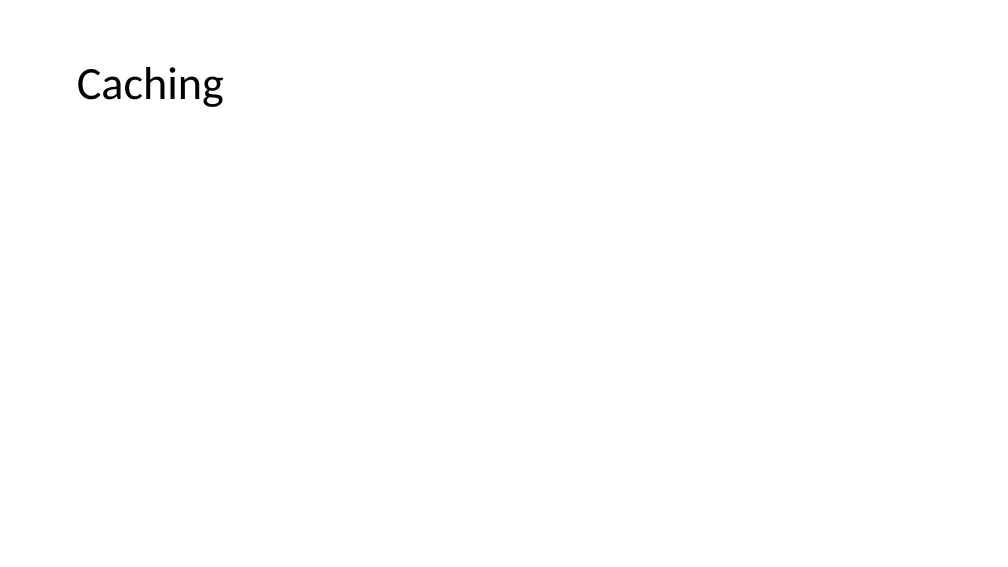
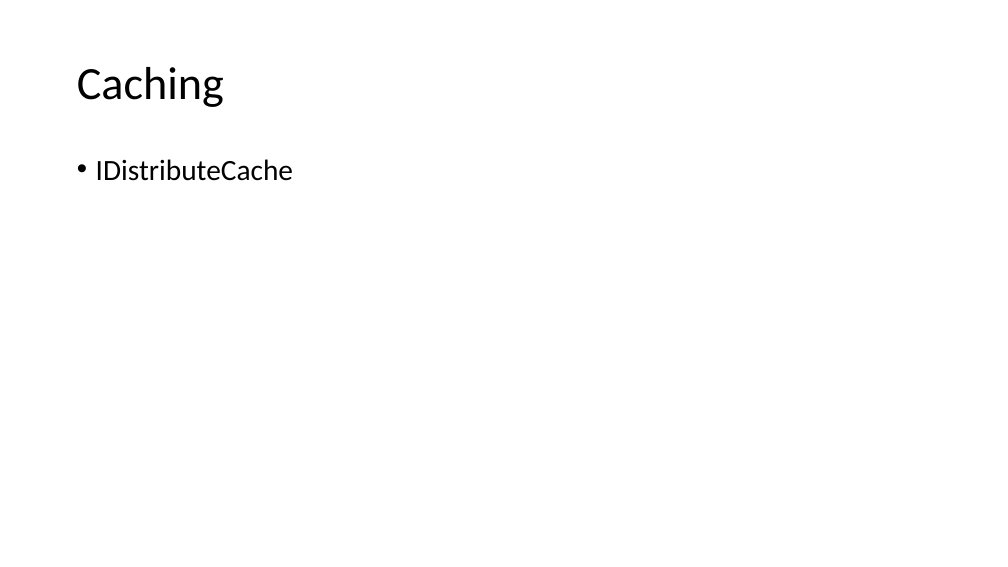
Before and after one commit to 1kevgriff/Workshop-ASPNETCore-Liftoff, a slide deck: slide 21 of Slides/02_DesignForSpeed.pptx (slide 9 before the commit). Drawn at 1008x567 pixels with LibreOffice and Linux fonts; fonts in the diff are those of the drawing. Boxes give left, top, right and bottom in pixels: in the first picture for what was removed or moved away, otherwise in the second. Text is boxed around its words. In the diff, an @@ line names an element or a change of style, - is before the commit and + after.

```diff
--- a/Slides/02_DesignForSpeed.pptx
+++ b/Slides/02_DesignForSpeed.pptx
@@ text added at [96,159,293,181], 28 pt, text #000000 @@
+• IDistributeCache
```
Also in this commit, not shown: 1 other slide changed, 16 slides added, 4 slides removed, 6 other files.
